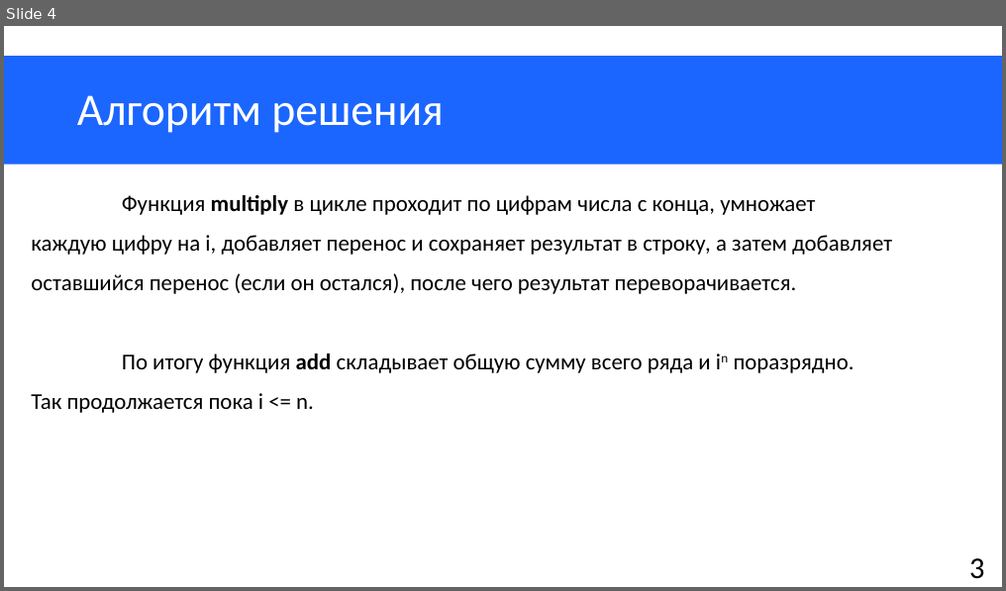
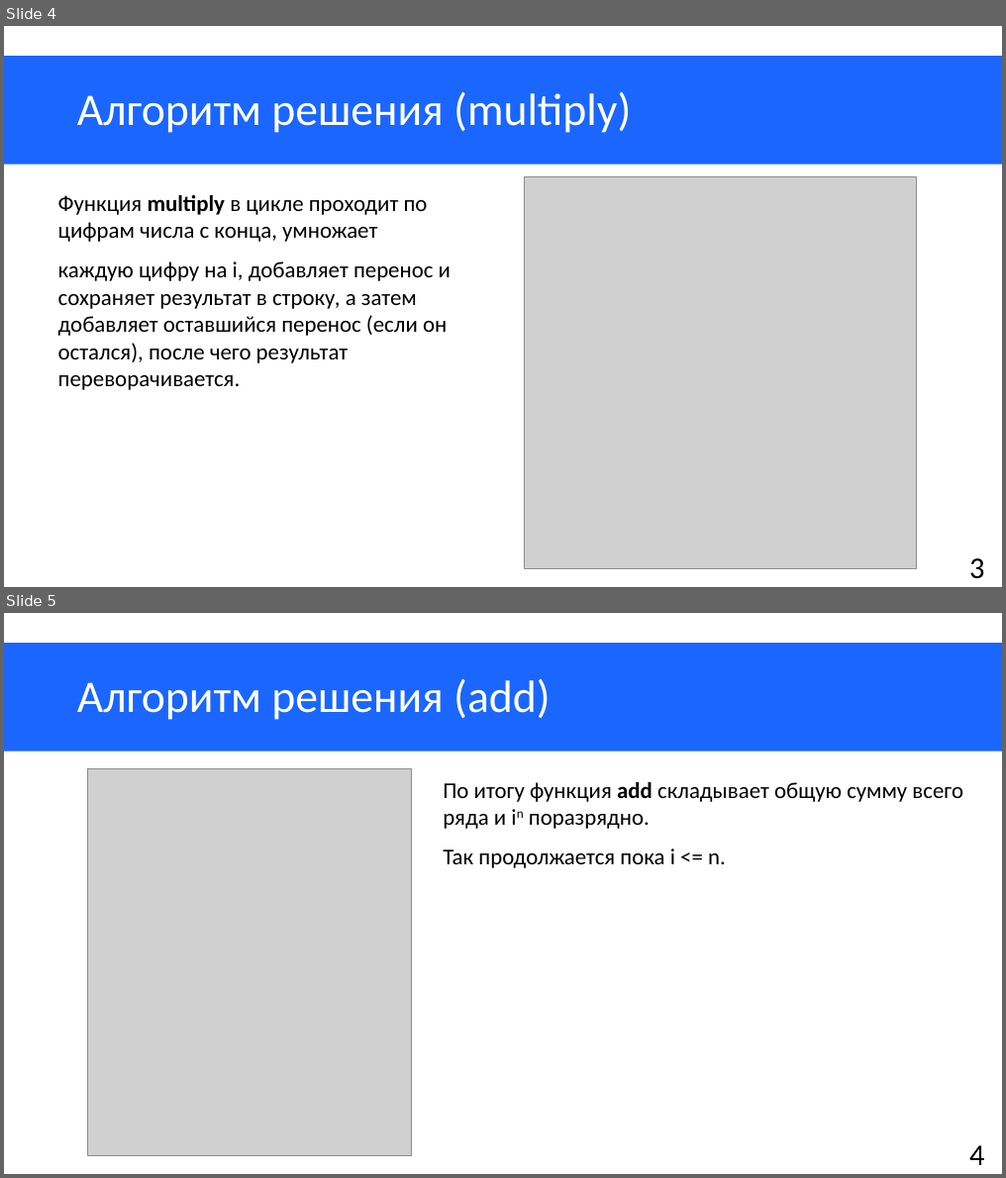
Before and after one commit to GoldSDK/CPP-IKM, a slide deck: IKM.pptx. Shown one above the other, each under a label of ours: slide 4 before the commit, slides 4 and 5 after it. The pictures are 1006x591 and 1006x1178 pixels, drawn with LibreOffice and Linux fonts; fonts in the diff are those of the drawing; grey boxes stand for pictures. Boxes give left, top, right and bottom in pixels: in the first picture for what was removed or moved away, otherwise in the second. Text is boxed around its words. In the diff, an @@ line names an element or a change of style, - is before the commit and + after.

```diff
--- a/IKM.pptx
+++ b/IKM.pptx
@@ slide 5 added at [4,613,1002,1174], background #FFFFFF; not listed: 1 template element that a slide beside it also shows @@
@@ title added at [77,678,550,720], 36 pt, text #FFFFFF @@
+Алгоритм решения (add)
@@ picture added at [87,768,412,1157] @@
@@ text added at [443,782,963,868], 18 pt, text #000000 @@
+По итогу функция add складывает общую сумму всего ряда и in поразрядно.
+Так продолжается пока i <= n.
@@ text added at [969,1146,984,1165], 24 pt, text #000000 @@
+4
@@ slide 4 changed as well @@
@@ title at [77,91,631,133]: text changed @@
-Алгоритм решения
+Алгоритм решения (multiply)
@@ text "Функция multiply в цикле проходит ...": place and size @@
-text "Функция multiply в цикле проходит ..." at [31,195,892,413]
+text "Функция multiply в цикле проходит ..." at [58,195,450,390]
@@ picture added at [525,177,917,570] @@
@@ text at [58,262,450,390]: text changed @@
-каждую цифру на i, добавляет перенос и сохраняет результат в строку, а затем добавляет
-оставшийся перенос (если он остался), после чего результат переворачивается.
-По итогу функция add складывает общую сумму всего ряда и in поразрядно.
-Так продолжается пока i <= n.
+каждую цифру на i, добавляет перенос и сохраняет результат в строку, а затем добавляет оставшийся перенос (если он остался), после чего результат переворачивается.
```
Also in this commit, not shown: 6 other slides changed, 2 other slides added.
